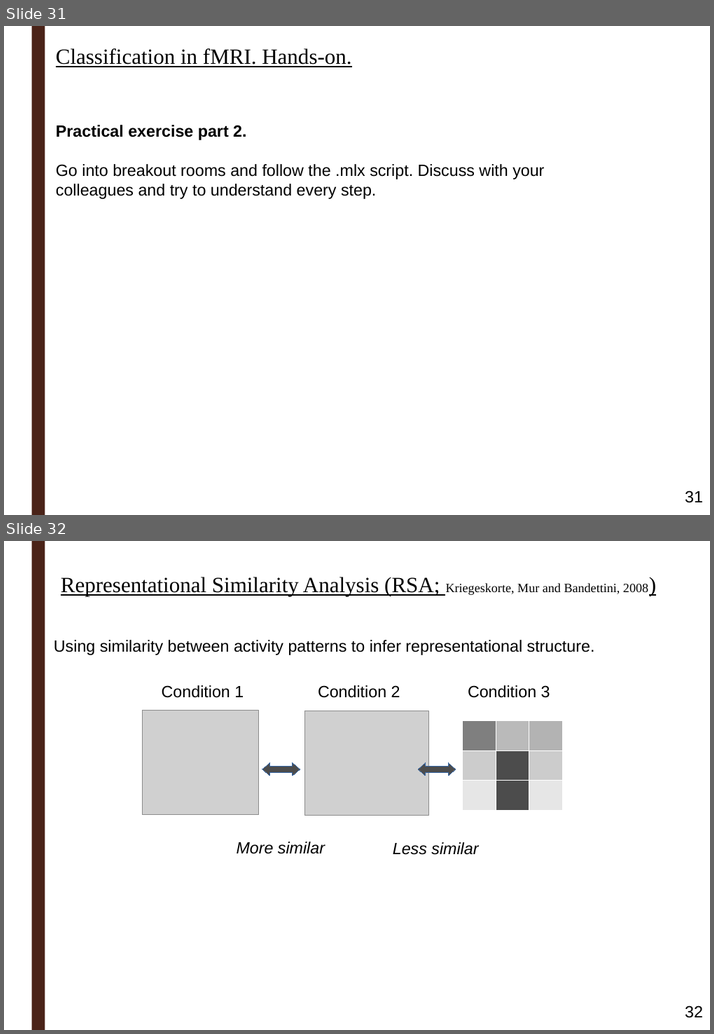
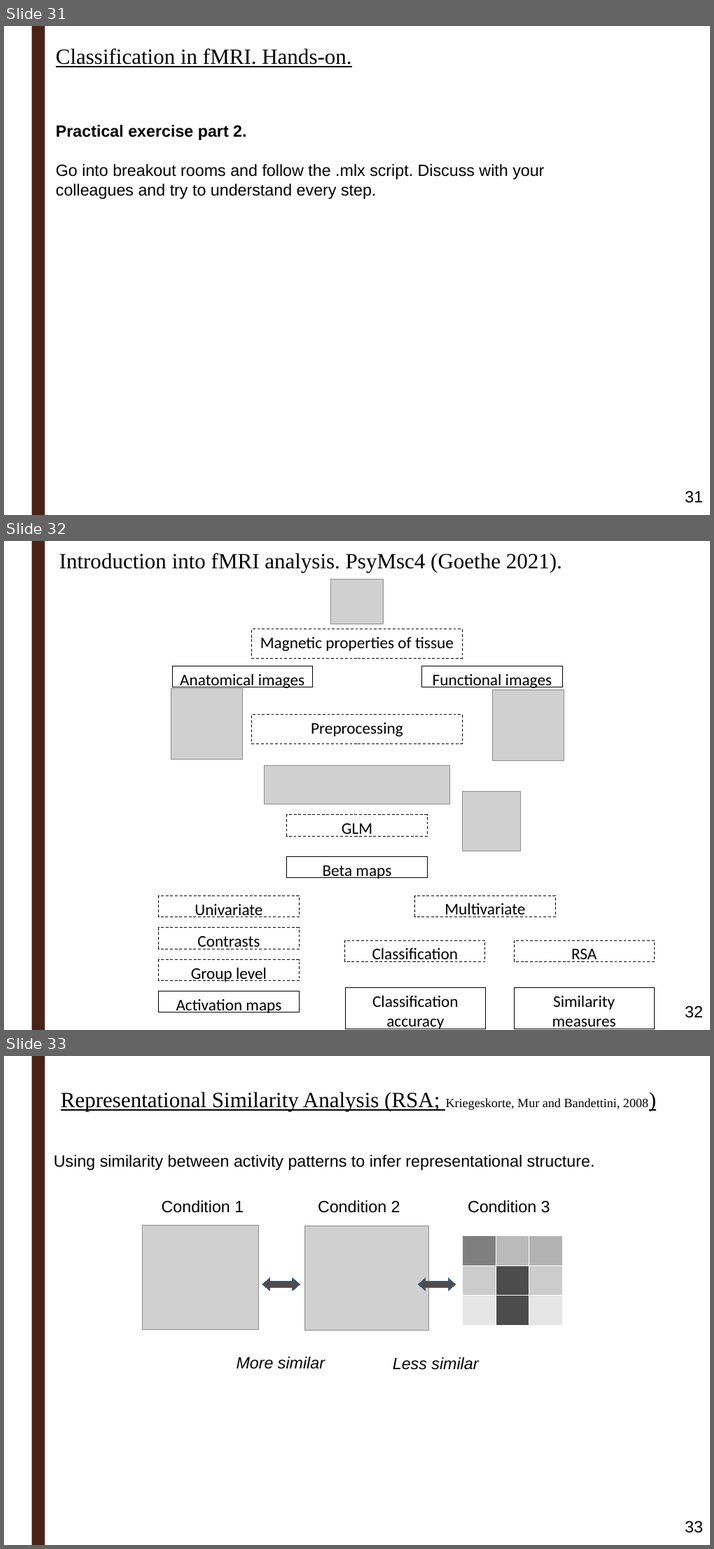
Before and after one commit to ortiztud/fmri_analysis_intro, a slide deck: slides/slides_session-5.pptx. Shown one above the other, each under a label of ours: slides 31 and 32 before the commit, slides 31, 32 and 33 after it. The pictures are 714x1034 and 714x1549 pixels, drawn with LibreOffice and Linux fonts; fonts in the diff are those of the drawing; grey boxes stand for pictures; background and template pictures are left out. Boxes give left, top, right and bottom in pixels: in the first picture for what was removed or moved away, otherwise in the second. Text is boxed around its words. In the diff, an @@ line names an element or a change of style, - is before the commit and + after.

Commit message:
update slides

```diff
--- a/slides/slides_session-5.pptx
+++ b/slides/slides_session-5.pptx
@@ slide 32 added at (4,541,710,1030), background picture (left out); not listed: 1 template element that a slide beside it also shows @@
@@ text added at (59,553,562,572), 24 pt, text #000000 @@
+Introduction into fMRI analysis. PsyMsc4 (Goethe 2021).
@@ picture added at (330,579,383,624) @@
@@ rectangle added at (252,629,462,659), outline #000000 0.74 pt dashed, 18 pt, text #000000 @@
+Magnetic properties of tissue
@@ rectangle added at (172,666,312,687), outline #000000 0.74 pt, 18 pt, text #000000 @@
+Anatomical images
@@ rectangle added at (423,666,563,687), outline #000000 0.74 pt, 18 pt, text #000000 @@
+Functional images
@@ picture added at (171,689,242,759) @@
@@ picture added at (493,689,564,760) @@
@@ rectangle added at (252,715,462,743), outline #000000 0.74 pt dashed, 18 pt, text #000000 @@
+Preprocessing
@@ picture added at (264,766,450,804) @@
@@ picture added at (462,791,520,851) @@
@@ rectangle added at (287,815,427,836), outline #000000 0.74 pt dashed, 18 pt, text #000000 @@
+GLM
@@ rectangle added at (287,856,427,877), outline #000000 0.74 pt, 18 pt, text #000000 @@
+Beta maps
@@ rectangle added at (159,895,299,916), outline #000000 0.74 pt dashed, 18 pt, text #000000 @@
+Univariate
@@ rectangle added at (415,895,555,916), outline #000000 0.74 pt dashed, 18 pt, text #000000 @@
+Multivariate
@@ rectangle added at (159,927,299,948), outline #000000 0.74 pt dashed, 18 pt, text #000000 @@
+Contrasts
@@ rectangle added at (159,960,299,980), outline #000000 0.74 pt dashed, 18 pt, text #000000 @@
+Group level
@@ rectangle added at (345,940,485,960), outline #000000 0.74 pt dashed, 18 pt, text #000000 @@
+Classification
@@ rectangle added at (514,940,654,960), outline #000000 0.74 pt dashed, 18 pt, text #000000 @@
+RSA
@@ rectangle added at (159,990,299,1011), outline #000000 0.74 pt, 18 pt, text #000000 @@
+Activation maps
@@ rectangle added at (346,988,486,1029), outline #000000 0.74 pt, 18 pt, text #000000 @@
+Classification accuracy
@@ rectangle added at (514,988,654,1029), outline #000000 0.74 pt, 18 pt, text #000000 @@
+Similarity measures
@@ page number added at (684,1005,703,1018), 18 pt, text #000000 @@
+32
@@ what was slide 32 is now slide 33 @@
@@ page number at (684,1520,703,1533): text changed @@
-32
+33
```
Also in this commit, not shown: 1 other slide added, 2 other files.
